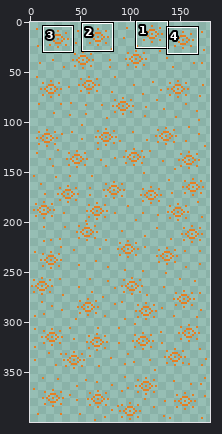
Sprite sheet, stored at CandleLight/Assets/Resources/Sprites/Attacks/Advantage.png. The picture above shows the old version from afar; the outline marks the close-up.
Close-up. As it was:
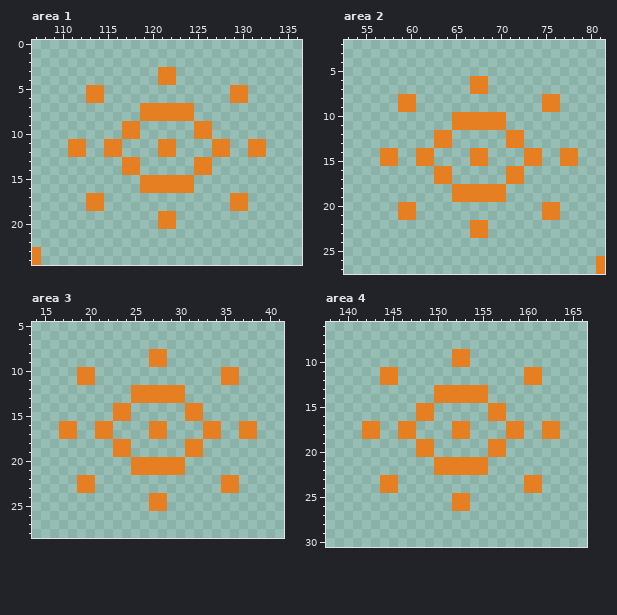
The file is 180x400 pixels. Shown: area 1: x 107..136, y 0..24; area 2: x 53..81, y 2..27; area 3: x 14..41, y 5..28; area 4: x 138..166, y 6..30. The commit also changed other parts of the picture, which this record leaves out.
New version:
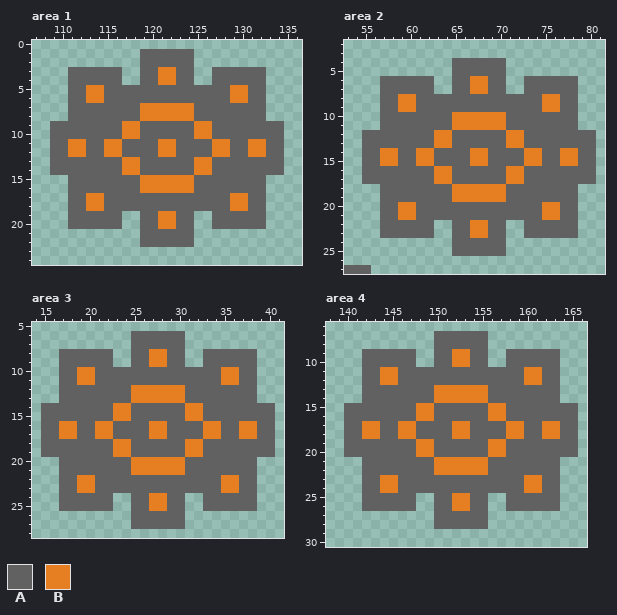
Palette (. is transparent): A #616161  B #e67e22
Diff:
Changed rows in their new state; - is an unchanged pixel.
Area 1:
first column x 107:
 1 ------------AAAAAA----------
 2 ------------AAAAAA----------
 3 ----AAAAAA--AA--AA--AAAAAA--
 4 ----AAAAAA--AA--AA--AAAAAA--
 5 ----AA--AAAAAAAAAAAAAA--AA--
 6 ----AA--AAAAAAAAAAAAAA--AA--
 7 ----AAAAAAAA------AAAAAAAA--
 8 ----AAAAAAAA------AAAAAAAA--
 9 --AAAAAAAA--AAAAAA--AAAAAAAA
10 --AAAAAAAA--AAAAAA--AAAAAAAA
11 --AA--AA--AAAA--AAAA--AA--AA
12 --AA--AA--AAAA--AAAA--AA--AA
13 --AAAAAAAA--AAAAAA--AAAAAAAA
14 --AAAAAAAA--AAAAAA--AAAAAAAA
15 ----AAAAAAAA------AAAAAAAA--
16 ----AAAAAAAA------AAAAAAAA--
17 ----AA--AAAAAAAAAAAAAA--AA--
18 ----AA--AAAAAAAAAAAAAA--AA--
19 ----AAAAAA--AA--AA--AAAAAA--
20 ----AAAAAA--AA--AA--AAAAAA--
21 ------------AAAAAA----------
22 ------------AAAAAA----------
23 .---------------------------
24 .---------------------------
Area 2:
first column x 53:
 4 ------------AAAAAA-----------
 5 ------------AAAAAA-----------
 6 ----AAAAAA--AA--AA--AAAAAA---
 7 ----AAAAAA--AA--AA--AAAAAA---
 8 ----AA--AAAAAAAAAAAAAA--AA---
 9 ----AA--AAAAAAAAAAAAAA--AA---
10 ----AAAAAAAA------AAAAAAAA---
11 ----AAAAAAAA------AAAAAAAA---
12 --AAAAAAAA--AAAAAA--AAAAAAAA-
13 --AAAAAAAA--AAAAAA--AAAAAAAA-
14 --AA--AA--AAAA--AAAA--AA--AA-
15 --AA--AA--AAAA--AAAA--AA--AA-
16 --AAAAAAAA--AAAAAA--AAAAAAAA-
17 --AAAAAAAA--AAAAAA--AAAAAAAA-
18 ----AAAAAAAA------AAAAAAAA---
19 ----AAAAAAAA------AAAAAAAA---
20 ----AA--AAAAAAAAAAAAAA--AA---
21 ----AA--AAAAAAAAAAAAAA--AA---
22 ----AAAAAA--AA--AA--AAAAAA---
23 ----AAAAAA--AA--AA--AAAAAA---
24 ------------AAAAAA-----------
25 ------------AAAAAA-----------
26 ----------------------------.
27 AAA-------------------------.
Area 3:
first column x 15:
 6 ----------AAAAAA----------
 7 ----------AAAAAA----------
 8 --AAAAAA--AA--AA--AAAAAA--
 9 --AAAAAA--AA--AA--AAAAAA--
10 --AA--AAAAAAAAAAAAAA--AA--
11 --AA--AAAAAAAAAAAAAA--AA--
12 --AAAAAAAA------AAAAAAAA--
13 --AAAAAAAA------AAAAAAAA--
14 AAAAAAAA--AAAAAA--AAAAAAAA
15 AAAAAAAA--AAAAAA--AAAAAAAA
16 AA--AA--AAAA--AAAA--AA--AA
17 AA--AA--AAAA--AAAA--AA--AA
18 AAAAAAAA--AAAAAA--AAAAAAAA
19 AAAAAAAA--AAAAAA--AAAAAAAA
20 --AAAAAAAA------AAAAAAAA--
21 --AAAAAAAA------AAAAAAAA--
22 --AA--AAAAAAAAAAAAAA--AA--
23 --AA--AAAAAAAAAAAAAA--AA--
24 --AAAAAA--AA--AA--AAAAAA--
25 --AAAAAA--AA--AA--AAAAAA--
26 ----------AAAAAA----------
27 ----------AAAAAA----------
Area 4:
first column x 140:
 7 ----------AAAAAA----------
 8 ----------AAAAAA----------
 9 --AAAAAA--AA--AA--AAAAAA--
10 --AAAAAA--AA--AA--AAAAAA--
11 --AA--AAAAAAAAAAAAAA--AA--
12 --AA--AAAAAAAAAAAAAA--AA--
13 --AAAAAAAA------AAAAAAAA--
14 --AAAAAAAA------AAAAAAAA--
15 AAAAAAAA--AAAAAA--AAAAAAAA
16 AAAAAAAA--AAAAAA--AAAAAAAA
17 AA--AA--AAAA--AAAA--AA--AA
18 AA--AA--AAAA--AAAA--AA--AA
19 AAAAAAAA--AAAAAA--AAAAAAAA
20 AAAAAAAA--AAAAAA--AAAAAAAA
21 --AAAAAAAA------AAAAAAAA--
22 --AAAAAAAA------AAAAAAAA--
23 --AA--AAAAAAAAAAAAAA--AA--
24 --AA--AAAAAAAAAAAAAA--AA--
25 --AAAAAA--AA--AA--AAAAAA--
26 --AAAAAA--AA--AA--AAAAAA--
27 ----------AAAAAA----------
28 ----------AAAAAA----------
Changed places in both close-ups, as pixel boxes (x1, y1, x2, y2):
changed: (32, 49, 284, 265)
changed: (344, 58, 605, 274)
added: (41, 331, 275, 529)
added: (344, 331, 578, 529)
